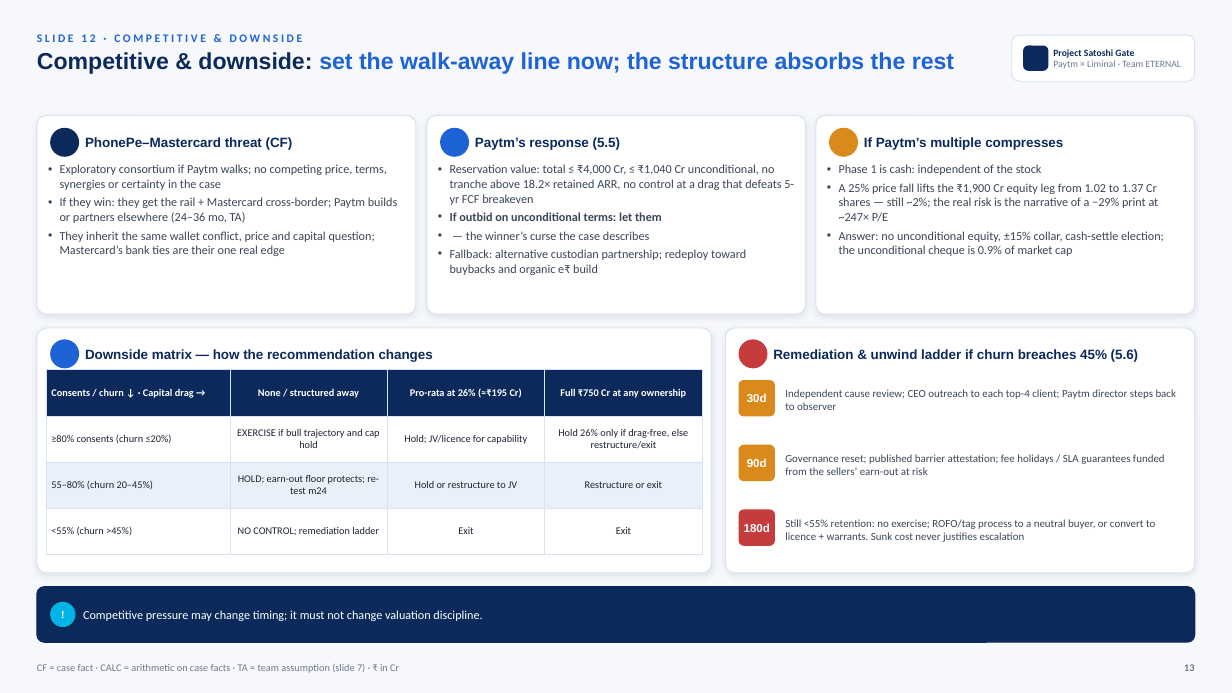
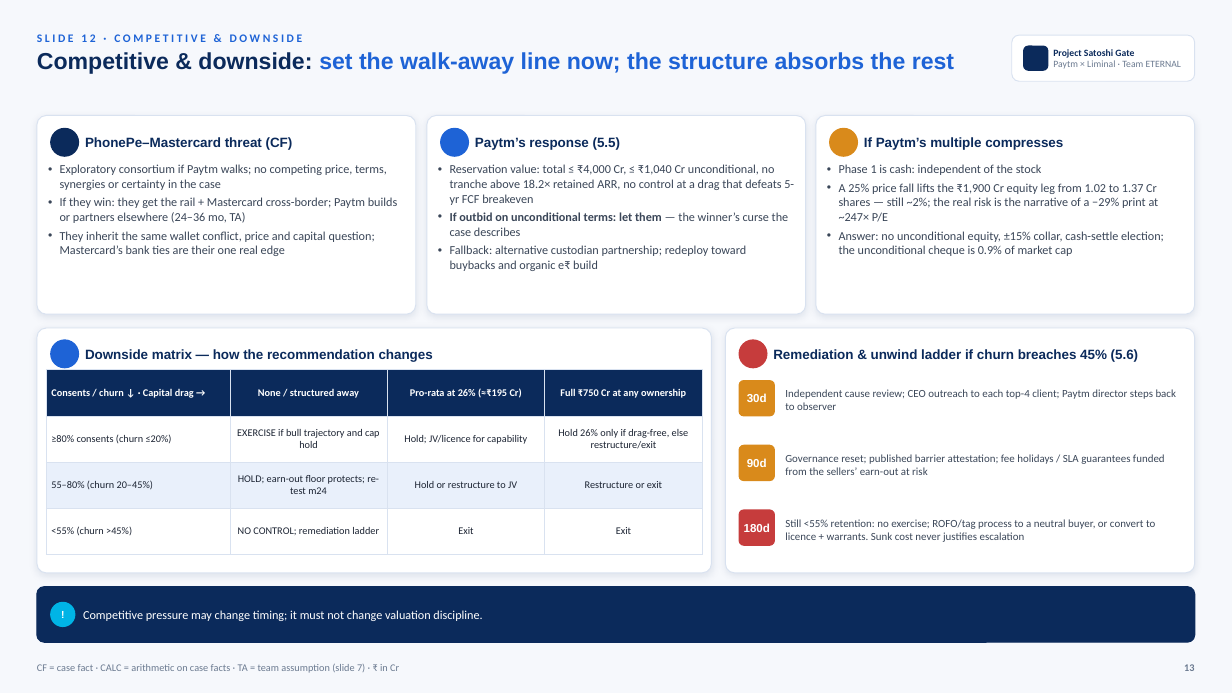
Before and after one commit to jainraunak944/Dataforge, a slide deck: slide 13 of satoshi-gate/deck/pptx/ETERNAL_Project_Satoshi_Gate.pptx. Drawn at 1232x693 pixels with LibreOffice and Linux fonts; fonts in the diff are those of the drawing. Boxes give left, top, right and bottom in pixels: in the first picture for what was removed or moved away, otherwise in the second. Text is boxed around its words. In the diff, an @@ line names an element or a change of style, - is before the commit and + after.

```diff
--- a/satoshi-gate/deck/pptx/ETERNAL_Project_Satoshi_Gate.pptx
+++ b/satoshi-gate/deck/pptx/ETERNAL_Project_Satoshi_Gate.pptx
@@ text at <box>450,212,788,236</box>: text changed @@
-• If outbid on unconditional terms: let them
-• — the winner’s curse the case describes
+• If outbid on unconditional terms: let them — the winner’s curse the case describes
```
Also in this commit, not shown: 6 other slides changed, 3 other files.
